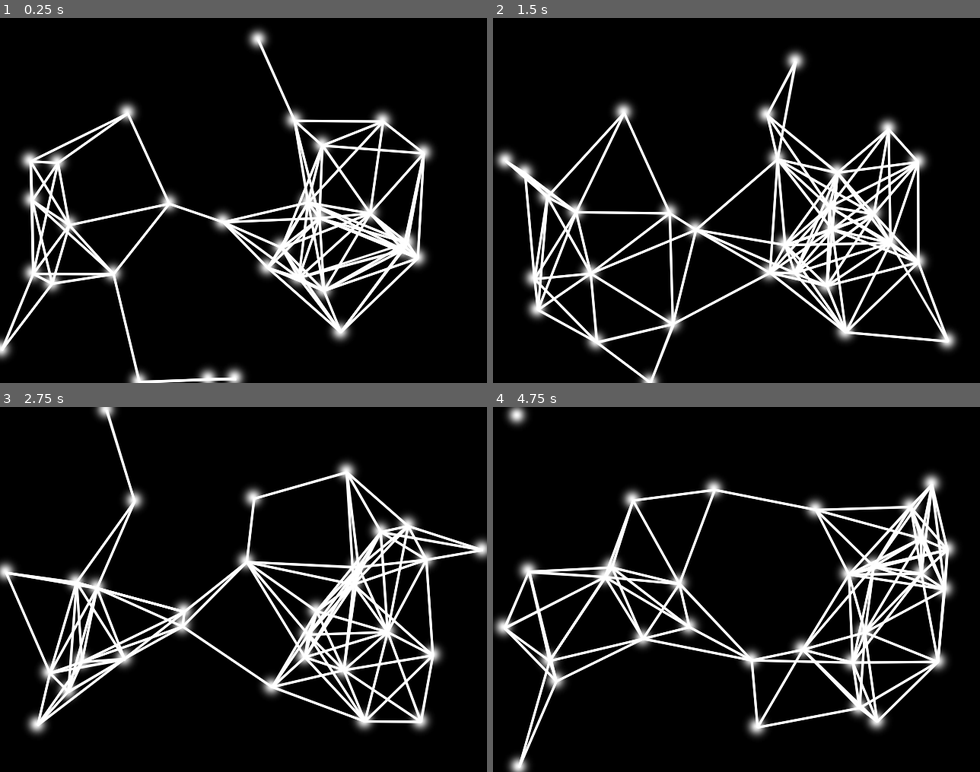
Above: before the commit, frames 1-4 (two rows, left to right).
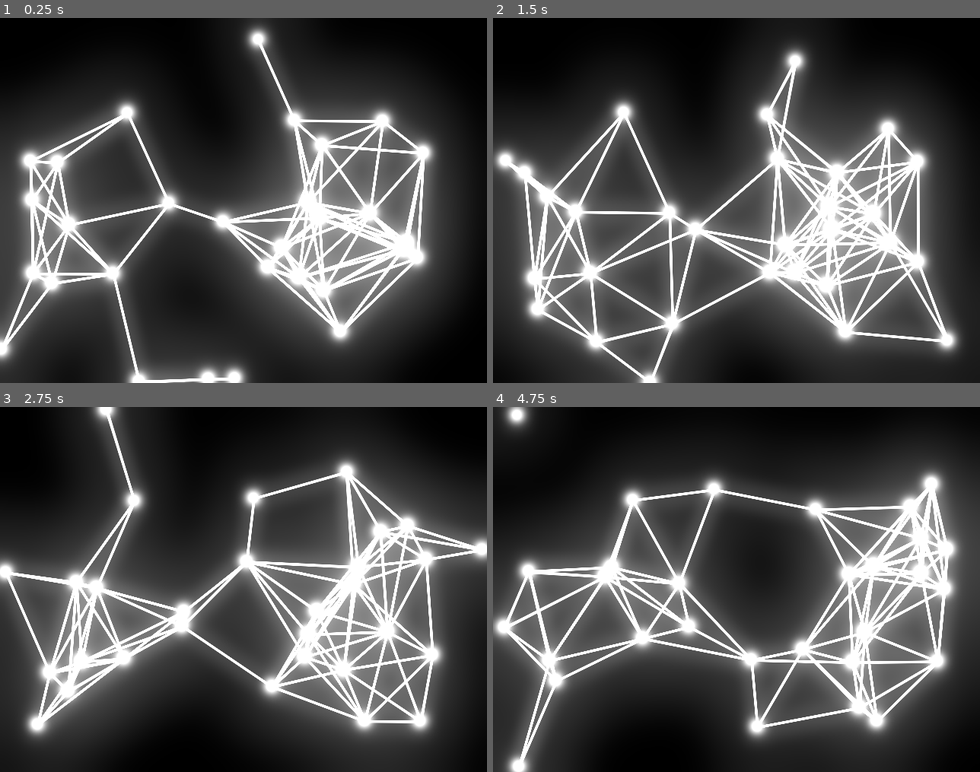
Above: after the commit, the same moments.

Repository: Spearfield/Godot-Connected_Dots_FX
Game: Godot game, scene res://Node2D.tscn
Two runs of this game, one before a commit and one after it. Both use one fixed random seed, a clock stepped at 60 frames per second and the inputs below.
Inputs:
- Up to frame 1 (0.25 s): no input
- Up to frame 2 (1.5 s): no input
- Up to frame 3 (2.75 s): no input
- Up to frame 4 (4.75 s): no input

The runs differ from the first frame. In frame 1, 66% of the frame differs, in the area x 0-97%, y 0-100%; in frame 2, 68%; in frame 3, 68%; in frame 4, 69%, in the area x 0-100%, y 0-100%.

Commit message:
Added glow.

Diff:
--- a/ConnectedDots/Node2D.tscn
+++ b/ConnectedDots/Node2D.tscn
@@ -1,6 +1,17 @@
-[gd_scene load_steps=2 format=2]
+[gd_scene load_steps=3 format=2]
 
 [ext_resource path="res://Node2D.gd" type="Script" id=1]
 
+[sub_resource type="Environment" id=1]
+background_mode = 4
+glow_enabled = true
+glow_intensity = 1.0
+glow_bloom = 0.4
+glow_blend_mode = 0
+glow_bicubic_upscale = true
+
 [node name="Node2D" type="Node2D"]
 script = ExtResource( 1 )
+
+[node name="WorldEnvironment" type="WorldEnvironment" parent="."]
+environment = SubResource( 1 )
